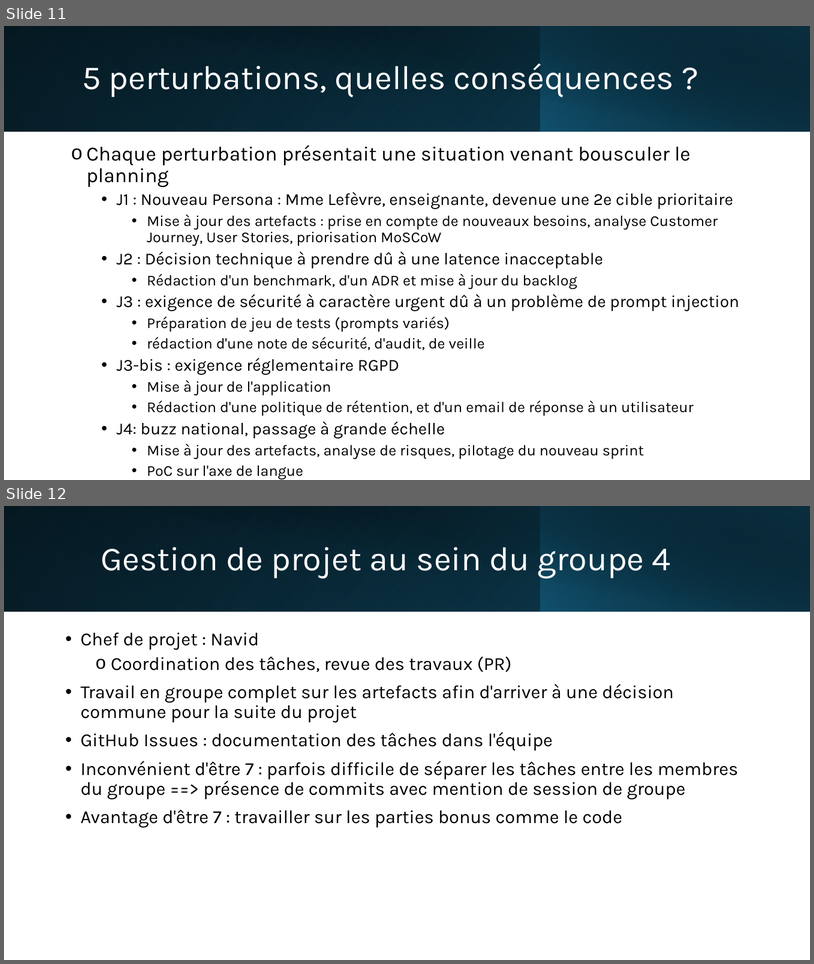
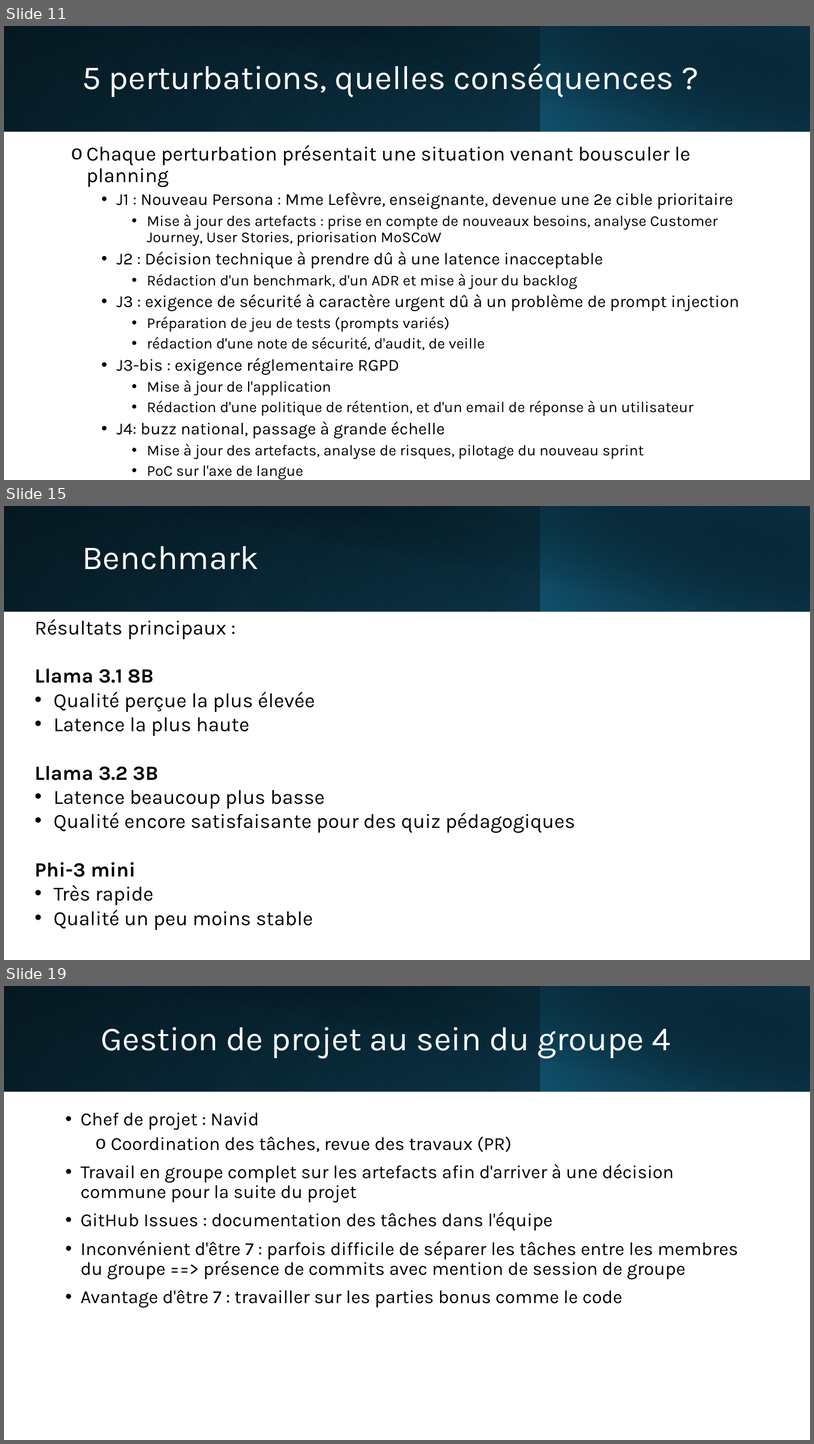
Before and after one commit to EQUIPE-4-APOCALIPSSI/IPSSI_APOCAL_KIT, a slide deck: docs/soutenance/Soutenance_EQUIPE-4_APOCALIPSSI.pptx. Shown one above the other, each under a label of ours: slides 11 and 12 before the commit, slides 11, 15 and 19 after it; the slides between them are not shown. The pictures are 814x964 and 814x1444 pixels, drawn with LibreOffice and Linux fonts; fonts in the diff are those of the drawing. Boxes give left, top, right and bottom in pixels: in the first picture for what was removed or moved away, otherwise in the second. Text is boxed around its words. In the diff, an @@ line names an element or a change of style, - is before the commit and + after.

```diff
--- a/docs/soutenance/Soutenance_EQUIPE-4_APOCALIPSSI.pptx
+++ b/docs/soutenance/Soutenance_EQUIPE-4_APOCALIPSSI.pptx
@@ slide 15 added at box(4, 506, 810, 960), background #FFFFFF @@
@@ rectangle added at box(4, 506, 810, 611), fill gradient #000000 to #104862 @@
@@ rectangle added at box(4, 506, 541, 611), fill gradient #156082 to #0B3041 @@
@@ rectangle added at box(34, 506, 810, 612), fill gradient #000000 to #0B3041 @@
@@ rectangle added at box(540, 506, 810, 611), fill gradient #156082 to #000000 @@
@@ title added at box(82, 546, 259, 570), 40 pt, text #FFFFFF @@
+Benchmark
@@ text added at box(35, 619, 575, 930), 24 pt, text #000000 @@
+Résultats principaux :
+Llama 3.1 8B
+• Qualité perçue la plus élevée
+• Latence la plus haute
+Llama 3.2 3B
+• Latence beaucoup plus basse
+• Qualité encore satisfaisante pour des quiz pédagogiques
+Phi-3 mini
+• Très rapide
+• Qualité un peu moins stable
@@ what was slide 12 is now slide 19 @@
```
Also in this commit, not shown: 4 slides changed, 7 other slides added.
